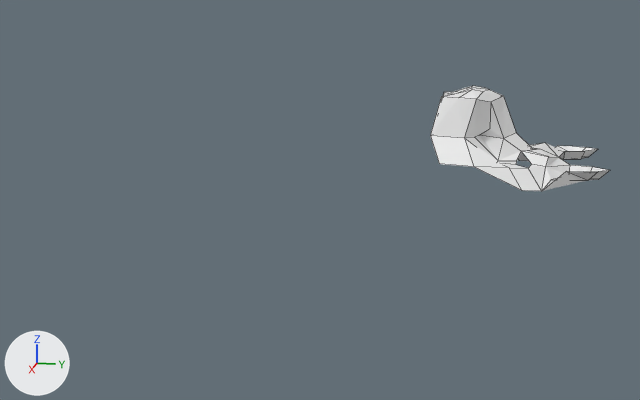
A saved change to the Blender file goodboi.blend.
One viewpoint serves both versions: a 50 mm camera at (22.06, 0.42, 4.16) aimed at (-0.05, -4.0, -1.37). Lighting does not change. The marker at lower left points along +X, +Y and +Z. Mesh edges are drawn as thin lines.
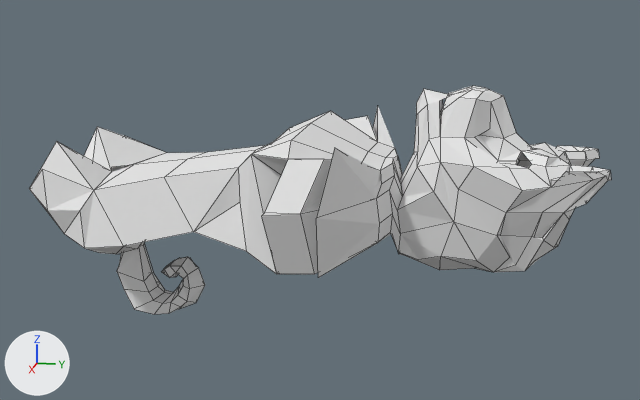
Location of each change, [x1, y1, x2, y2] in pixels of the pictures (640 x 400 px):
```json
{"object": "Plane", "change": "reshaped", "before": [430, 86, 610, 191], "after": [29, 86, 611, 314], "on screen": "222% wider, 116% taller"}
{"part": 1, "of": "me_plane", "change": "built on", "before": [430, 92, 587, 191], "after": [29, 89, 611, 314]}
```

Edits to the scene script, one JSON object a line:
```json
{"op": "add", "block": "mat_material", "code": ["mat_material = diffuse_material('Material')", "mat_material.base_color = (0.8, 0.8, 0.8)  # white #e7e7e7"]}
{"block": "me_plane", "where": "# used by ob_plane; location = (0.0, 0.0, 0.0)"}
{"op": "remove", "block": "me_plane", "code": "me_plane.from_pydata(...)  # 54 vertices, 36 faces; spans x 0.0..1.79, y -1.12..3.02, z -0.46..1.66"}
{"op": "add", "block": "me_plane", "code": "me_plane.from_pydata(...)  # 259 vertices, 210 faces, 31 loose edges; spans x 0.0..3.8, y -11.13..3.06, z -4.72..1.66"}
{"block": "me_plane", "change": "me_plane part 1"}
{"block": "me_plane", "change": "1 vertex is removed from x 1.38, y -0.84, z 0.0"}
{"block": "me_plane", "change": "1 face is deleted"}
{"block": "me_plane", "change": "3 vertices move from x 0.48..1.74, y -1.12..1.52, z -0.46..1.48 to x 0.48..1.63, y -0.9..1.73, z -0.39..1.11"}
{"block": "me_plane", "change": "206 vertices are added at x 0.0..3.8, y -11.13..3.06, z -4.72..1.6"}
{"block": "me_plane", "change": "31 loose edges are added"}
{"block": "me_plane", "change": "175 new faces join them"}
{"op": "add", "block": "me_plane", "code": "me_plane.materials.append(mat_material)  # white #e7e7e7"}
```
